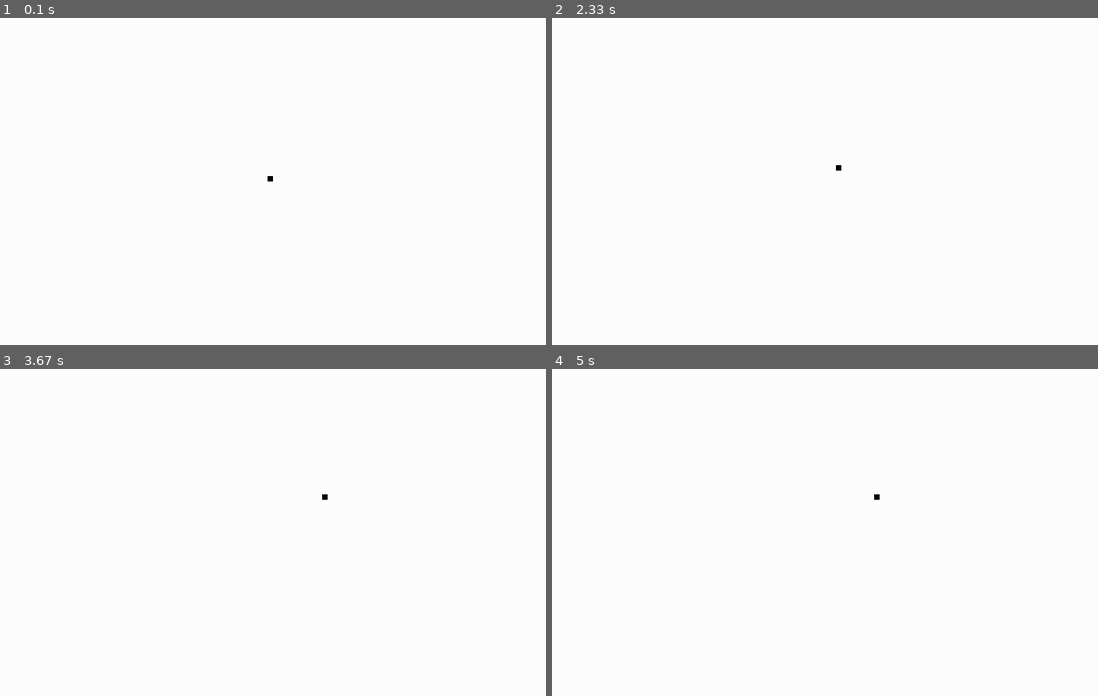
Above: before the commit, frames 1-4 (two rows, left to right).
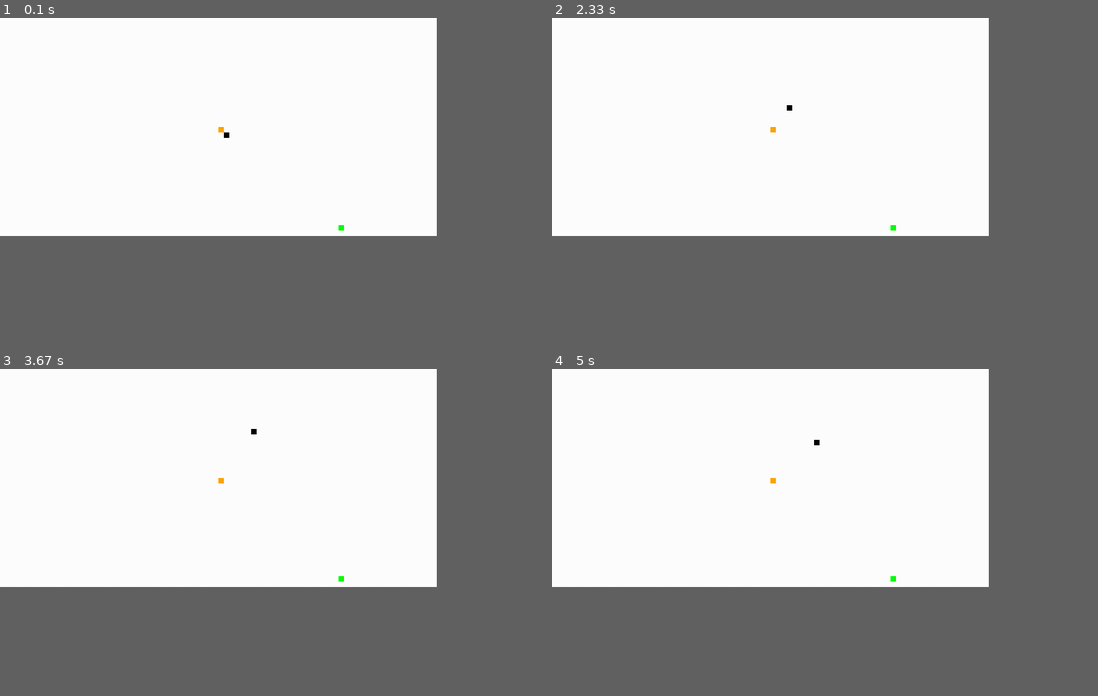
Above: after the commit, the same moments.

Repository: danyjf/tpj-2022
Game: pygame game, started from ant-life/main.py
Two runs of this game, one before a commit and one after it. Both use one fixed random seed, a clock stepped at 60 frames per second and the inputs below.
Inputs:
- Up to frame 1 (0.1 s): no input
- Up to frame 2 (2.33 s): no input
- Up to frame 3 (3.67 s): no input
- Up to frame 4 (5 s): no input
The window is 900x540 before the commit and 720x360 after it. Grey fills any space a smaller window leaves; there, only what the larger window draws over its background counts as a difference.

The runs differ from the first frame. In frame 1, less than 0.1% of the frame differs, in the area x 40-63%, y 33-65%; in frame 2, less than 0.1%; in frame 3, less than 0.1%; in frame 4, less than 0.1%.

Commit message:
Refactor ant

Diff:
--- a/ant-life/ant.py
+++ b/ant-life/ant.py
@@ -1,17 +1,43 @@
 import pygame
 import random
 
-from const import SCALE
+from const import SCALE, WIDTH, HEIGHT
 from entity import Entity
 
 class Ant(Entity):
     def __init__(self):
-        self.x = 50
-        self.y = 30
+        self.x = 40
+        self.y = 20
+        self.resource = None
+        self.directions = [self.up, self.down, self.left, self.right]
 
     def update(self):
-        self.x += random.randrange(-1, 2)
-        self.y += random.randrange(-1, 2)
+        move = random.choice(self.directions)
+        move()
+
+    def up(self):
+        self.y += 1
+
+        if self.y < 0:
+            self.y = 0
+
+    def down(self):
+        self.y -= 1
+
+        if self.y > HEIGHT:
+            self.y = HEIGHT
+
+    def left(self):
+        self.x -= 1
+
+        if self.x < 0:
+            self.x = 0
+
+    def right(self):
+        self.x += 1
+
+        if self.x > WIDTH:
+            self.x = WIDTH
 
     def render(self, display):
         pygame.draw.rect(display, 'black', (SCALE * self.x, SCALE * self.y, SCALE, SCALE))
--- a/ant-life/const.py
+++ b/ant-life/const.py
@@ -1,3 +1,3 @@
-WIDTH = 100
-HEIGHT = 60
+WIDTH = 80
+HEIGHT = 40
 SCALE = 10
--- a/ant-life/entity.py
+++ b/ant-life/entity.py
@@ -1,6 +1,10 @@
 class Entity:
+    def __init__(self):
+        self.x = 0
+        self.y = 0
+
     def update(self):
         return NotImplemented
 
-    def render(self):
+    def render(self, display):
         return NotImplemented
--- a/ant-life/food.py
+++ b/ant-life/food.py
@@ -1,11 +1,16 @@
+import pygame
+import random
+
+from const import SCALE, WIDTH, HEIGHT
 from entity import Entity
 
 class Food(Entity):
     def __init__(self):
-        pass
+        self.x = random.randrange(0, WIDTH + 1)
+        self.y = random.randrange(0, HEIGHT + 1)
 
     def update(self):
         pass
 
-    def render(self):
-        pass
+    def render(self, display):
+        pygame.draw.rect(display, 'green', (SCALE * self.x, SCALE * self.y, SCALE, SCALE))
--- a/ant-life/game.py
+++ b/ant-life/game.py
@@ -2,12 +2,14 @@
 
 from const import WIDTH, HEIGHT, SCALE
 from ant import Ant
+from home import Home
+from food import Food
 
 class Game:
     def __init__(self):
         self.display = pygame.display.set_mode((SCALE * WIDTH, SCALE * HEIGHT))
         self.clock = pygame.time.Clock()
-        self.game_objects = [Ant()]
+        self.game_objects = [Ant(), Home(), Food()]
 
     def loop(self):
         while True:
--- /dev/null
+++ b/ant-life/home.py
@@ -0,0 +1,17 @@
+import pygame
+
+from const import SCALE
+from entity import Entity
+
+class Home(Entity):
+    def __init__(self):
+        self.x = 40
+        self.y = 20
+        self.water = 0
+        self.food = 0
+
+    def update(self):
+        pass
+
+    def render(self, display):
+        pygame.draw.rect(display, 'orange', (SCALE * self.x, SCALE * self.y, SCALE, SCALE))
--- a/ant-life/poison.py
+++ b/ant-life/poison.py
@@ -7,5 +7,5 @@
     def update(self):
         pass
 
-    def render(self):
+    def render(self, display):
         pass
--- a/ant-life/water.py
+++ b/ant-life/water.py
@@ -7,5 +7,5 @@
     def update(self):
         pass
 
-    def render(self):
+    def render(self, display):
         pass
